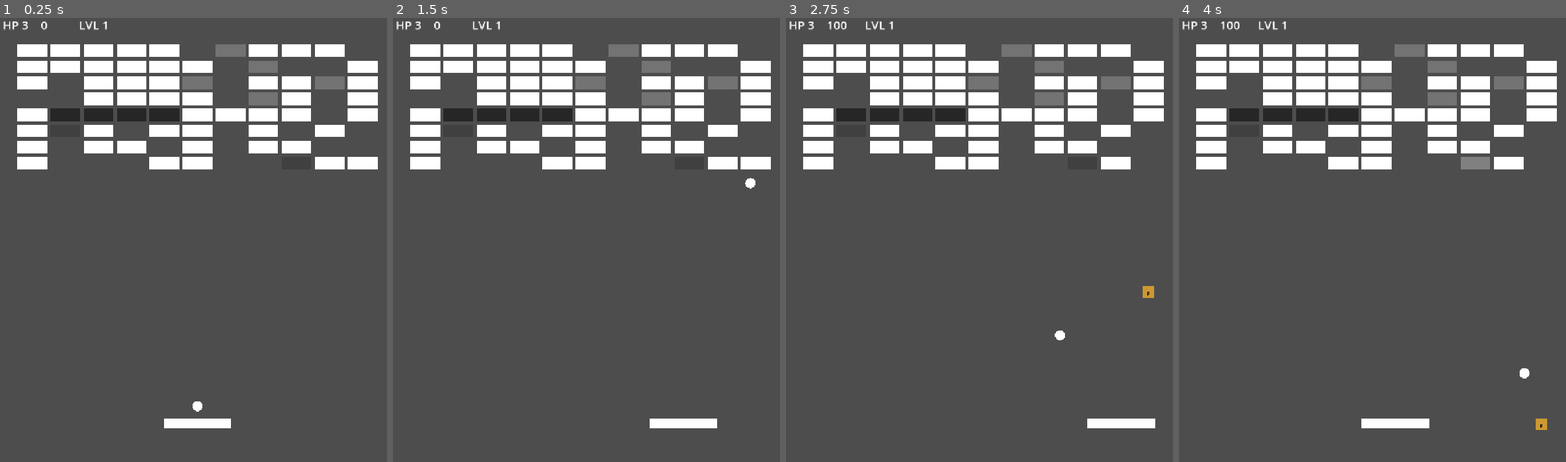
Above: before the commit, frames 1-4 (left to right).
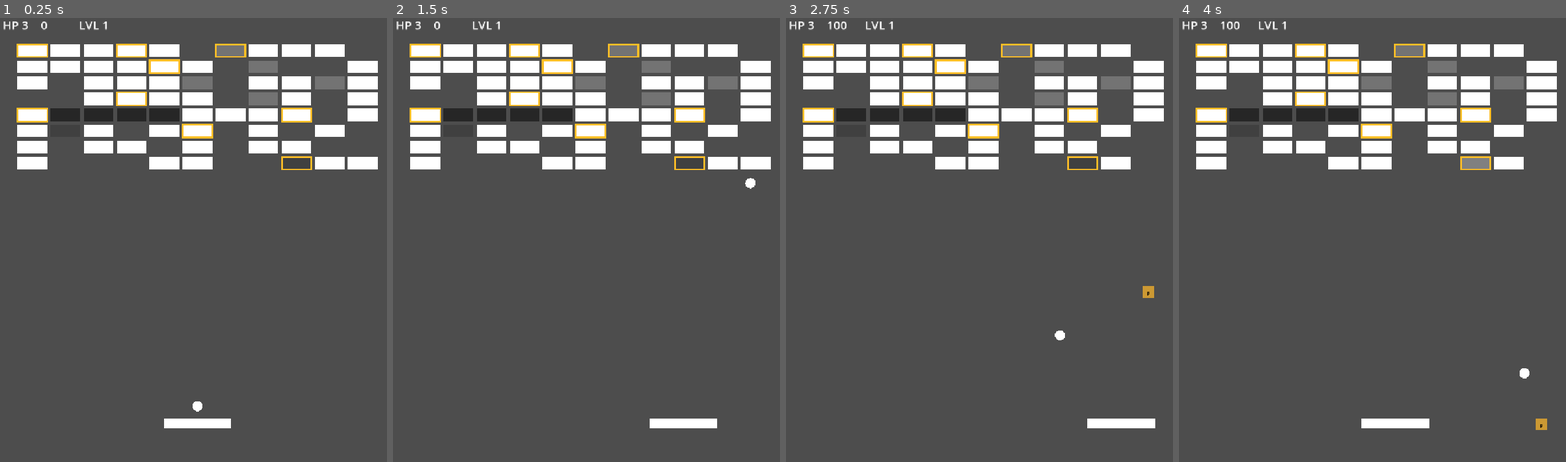
Above: after the commit, the same moments.

Repository: Ardarik421/arkanoid
Game: Godot game, scene res://scenes/main.tscn
Same seed, same stepped clock (60 frames per second), same inputs: the game is played once before the commit and once after it. The project has no main scene, so this scene is started directly.
Inputs (mouse positions are in pixels of both pictures, inside the frame that each line leads up to):
- Up to frame 1 (0.25 s): no input
- Up to frame 2 (1.5 s): tap Enter at 0.5 s; move the mouse to (679, 213) at 0.52 s; hold D (move_right) 0.53-1.28 s; tap Space (launch_ball) at 0.6, 1.35 s; move the mouse to (509, 257) at 1.27 s; hold A (move_left) from 1.28 s (still down)
- Up to frame 3 (2.75 s): move the mouse to (1025, 137) at 2.02 s; release A (move_left) at 2.03 s; hold D (move_right) from 2.03 s (still down); tap Space (launch_ball) at 2.1 s
- Up to frame 4 (4 s): move the mouse to (1357, 328) at 2.77 s; tap Space (launch_ball) at 2.85, 3.6 s; move the mouse to (1500, 306) at 3.52 s; release D (move_right) at 3.53 s; hold A (move_left) from 3.53 s (still down)

The runs differ from the first frame. In frame 1, 0.7% of the frame differs, in the area x 4-81%, y 5-35%; in frame 2, 0.7%; in frame 3, 0.7%; in frame 4, 0.7%.

Commit message:
Add guaranteed bonus bricks

Diff:
--- a/scenes/brick.gd
+++ b/scenes/brick.gd
@@ -12,9 +12,14 @@
 @export var indestructible: bool = false
 var guaranteed_bonus: bool = false
 
+const BONUS_BRICK_CHANCE: float = 0.10
+
 var is_destroyed: bool = false
 
 func _ready():
+	if not indestructible:
+		guaranteed_bonus = randf() < BONUS_BRICK_CHANCE
+
 	queue_redraw()
 
 func _draw():
@@ -43,6 +48,9 @@
 			draw_rect(rect, Color(0.50, 0.50, 0.50))
 		else:
 			draw_rect(rect, Color(0.80, 0.80, 0.80))
+
+	if guaranteed_bonus:
+		draw_rect(rect, Color(1.0, 0.75, 0.15), false, 4.0)
 
 func hit(explosive_hit: bool = false):
 	if indestructible or is_destroyed:
